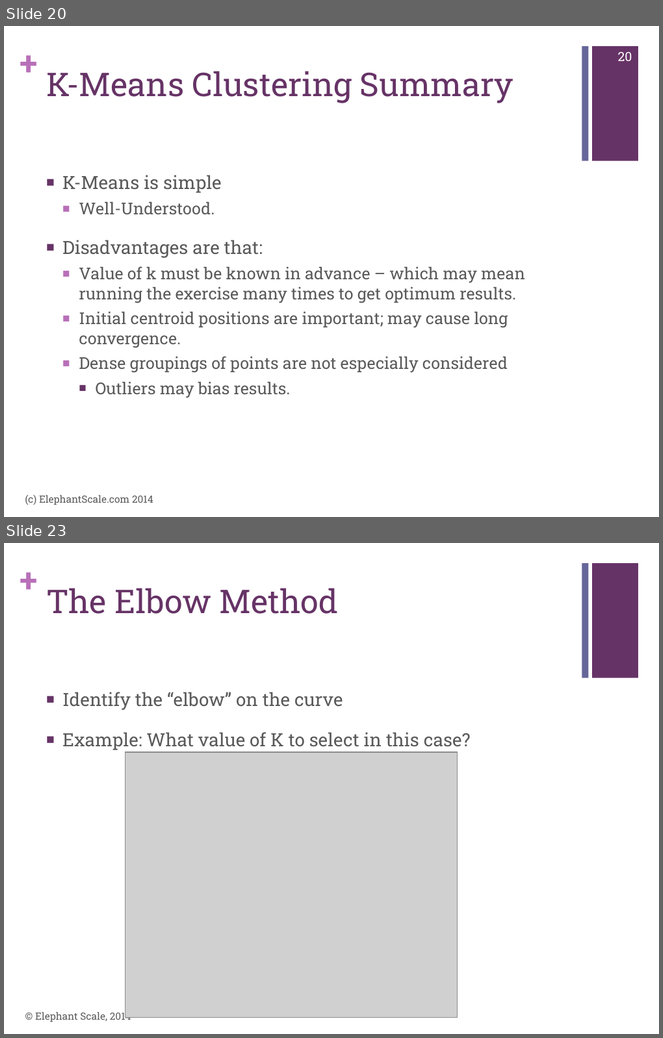
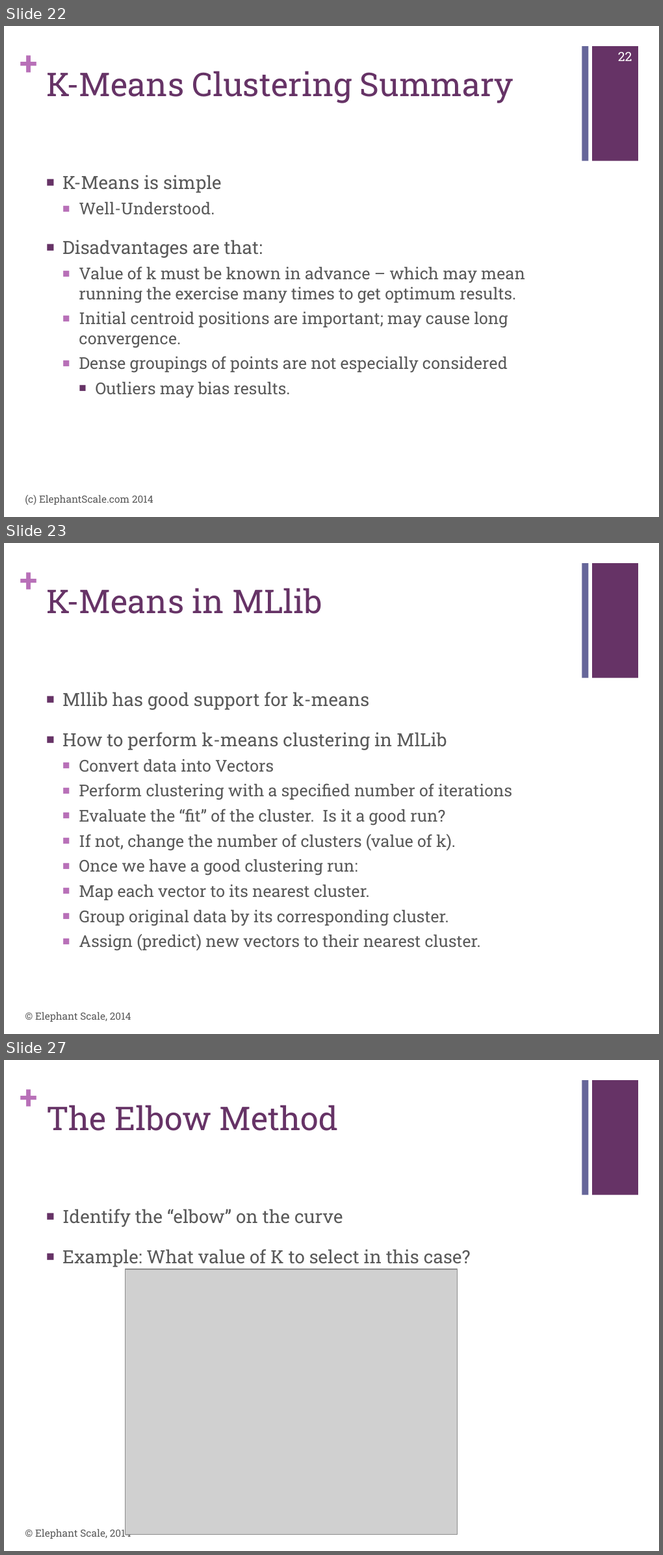
Before and after one commit to mattvinks/spark-labs, a slide deck: slides/MLLib.pptx. Shown one above the other, each under a label of ours: slides 20 and 23 before the commit, slides 22, 23 and 27 after it; the slides between them are not shown. The pictures are 663x1038 and 663x1555 pixels, drawn with LibreOffice and Linux fonts; fonts in the diff are those of the drawing; grey boxes stand for pictures. Boxes give left, top, right and bottom in pixels: in the first picture for what was removed or moved away, otherwise in the second. Text is boxed around its words. In the diff, an @@ line names an element or a change of style, - is before the commit and + after.

Commit message:
Added latest MLLib.

```diff
--- a/slides/MLLib.pptx
+++ b/slides/MLLib.pptx
@@ slide 23 added at box(4, 543, 659, 1034), background #FFFFFF; not listed: 3 template elements that a slide beside it also shows @@
@@ title added at box(46, 588, 322, 614), 36 pt, text #663366 @@
+K-Means in MLlib
@@ text added at box(62, 692, 512, 951), 18 pt, text #595959 @@
+■ Mllib has good support for k-means
+■ How to perform k-means clustering in MlLib
+  ■ Convert data into Vectors
+  ■ Perform clustering with a specified number of iterations
+  ■ Evaluate the “fit” of the cluster. Is it a good run?
+  ■ If not, change the number of clusters (value of k).
+  ■ Once we have a good clustering run:
+  ■ Map each vector to its nearest cluster.
+  ■ Group original data by its corresponding cluster.
+  ■ Assign (predict) new vectors to their nearest cluster.
@@ text added at box(35, 1012, 131, 1022), 11 pt, text #595959 @@
+© Elephant Scale, 2014
@@ what was slide 20 is now slide 22 @@
@@ page number at box(618, 52, 633, 61): text changed @@
-20
+22
@@ what was slide 23 is now slide 27 @@
```
Also in this commit, not shown: 3 slides changed, 4 other slides added.
